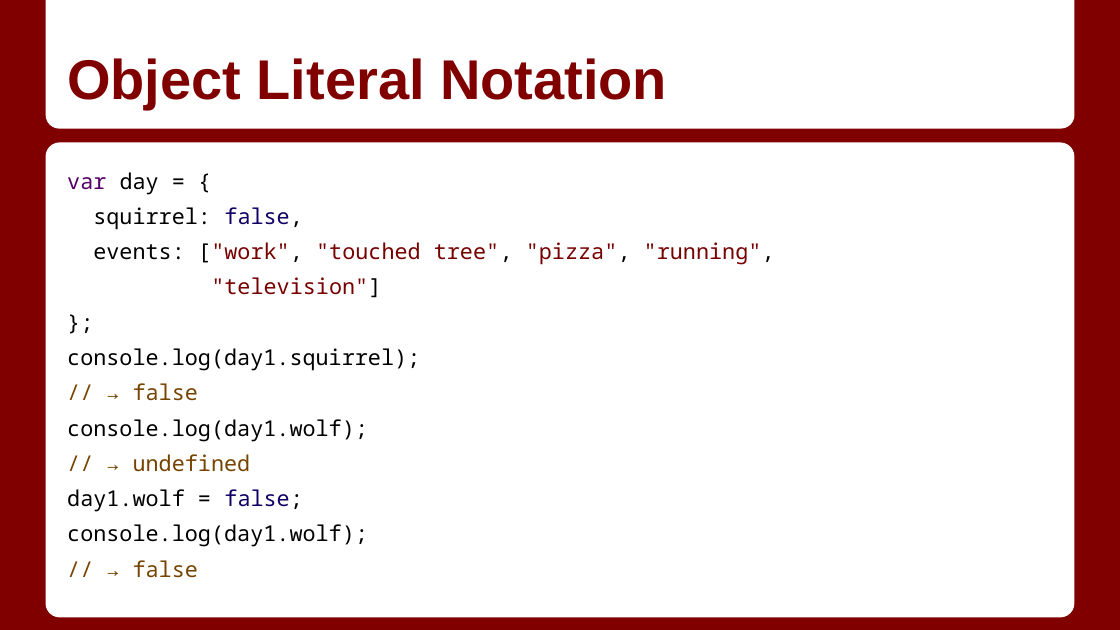
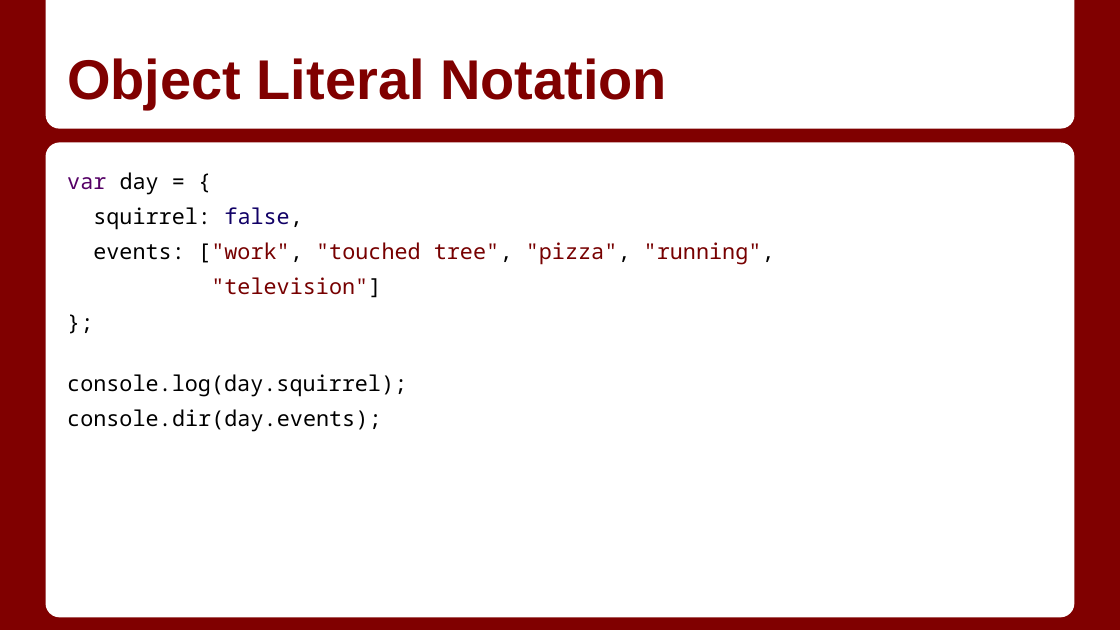
Before and after one commit to ecroen137/CE-5440-SUMMER-2015, a slide deck: slide 10 of presentations/class-3/Class 3.1_ Objects.pptx. Drawn at 1120x630 pixels with LibreOffice and Linux fonts; fonts in the diff are those of the drawing. Boxes give left, top, right and bottom in pixels: in the first picture for what was removed or moved away, otherwise in the second. Text is boxed around its words. In the diff, an @@ line names an element or a change of style, - is before the commit and + after.

Commit message:
updated objects

```diff
--- a/presentations/class-3/Class 3.1_ Objects.pptx
+++ b/presentations/class-3/Class 3.1_ Objects.pptx
@@ text at <box>67,172,775,432</box>: text changed @@
-var day = {
-squirrel: false,
-events: ["work", "touched tree", "pizza", "running",
-"television"]
-};
-console.log(day1.squirrel);
-// → false
-console.log(day1.wolf);
-// → undefined
-day1.wolf = false;
-console.log(day1.wolf);
-// → false
+var day = {
+squirrel: false,
+events: ["work", "touched tree", "pizza", "running",
+"television"]
+};
+console.log(day.squirrel);
+console.dir(day.events);
```
Also in this commit, not shown: 1 other slide changed, 2 other files.
